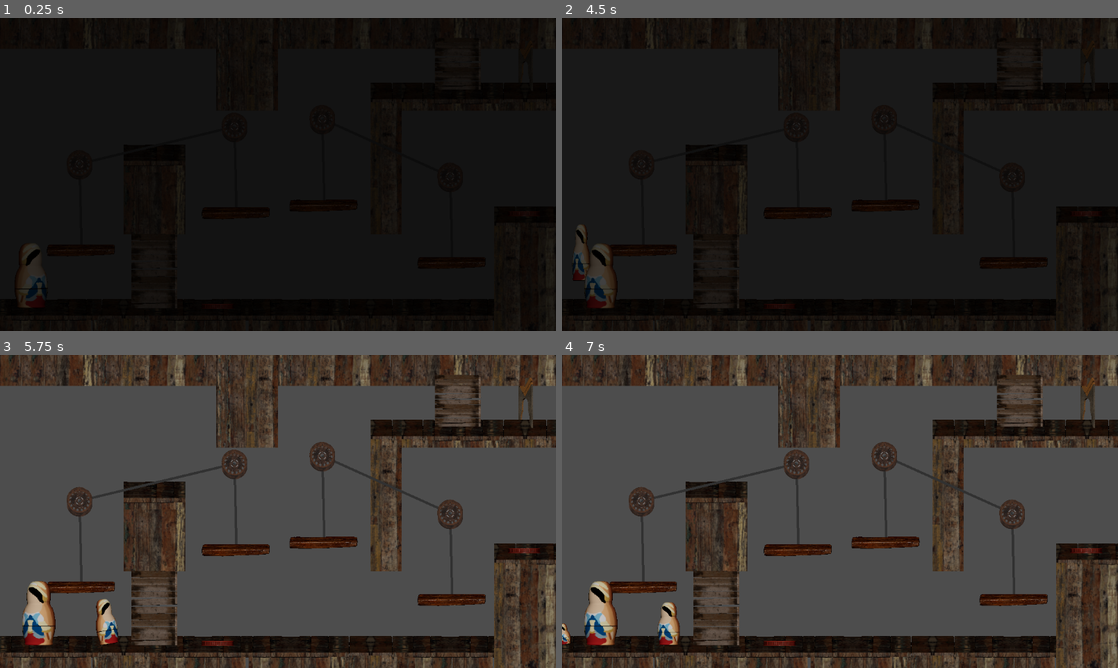
Above: before the commit, frames 1-4 (two rows, left to right).
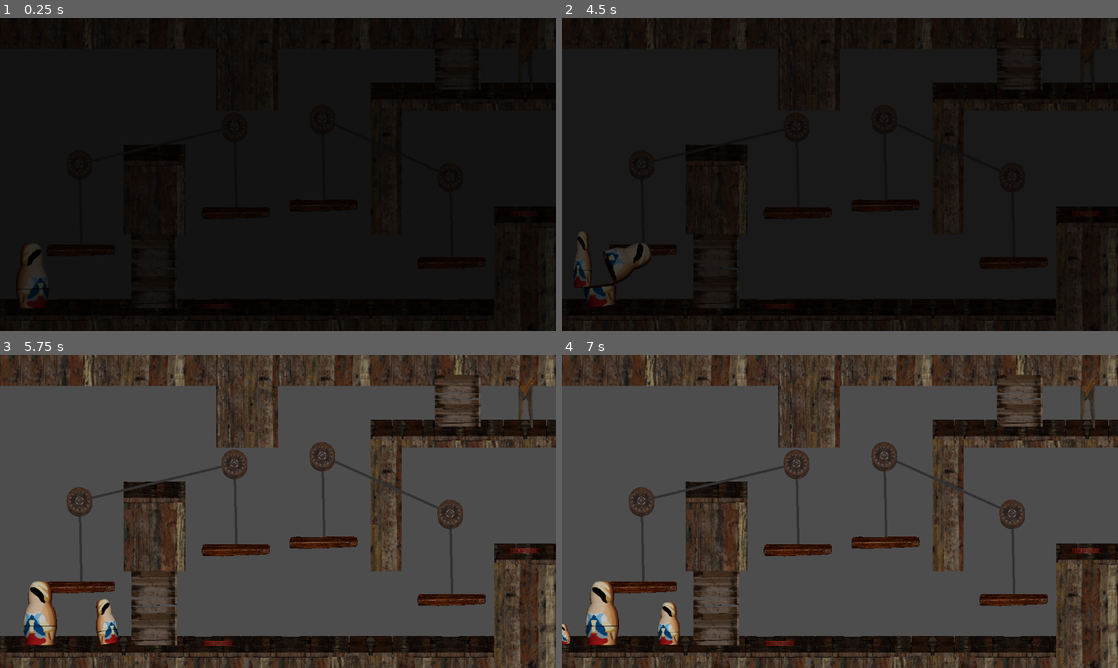
Above: after the commit, the same moments.

Repository: SethHDavis99/GMTK2024
Game: Godot game, scene res://levels/Level4.tscn
Same seed, same stepped clock (60 frames per second), same inputs: the game is played once before the commit and once after it. This scene is started directly instead of the project's main scene.
Inputs (mouse positions are in pixels of both pictures, inside the frame that each line leads up to):
- Up to frame 1 (0.25 s): no input
- Up to frame 2 (4.5 s): move the mouse to (595, 277) at 0.52 s; press the mouse at (595, 277) at 0.53 s; hold D (move_right) 0.53-2.03 s; tap W (jump) at 0.77, 1.52, 3.02, 3.77 s; move the mouse to (728, 190) at 1.27 s; release the mouse at (728, 190) at 1.28 s; tap Space (pop) at 1.35, 2.85, 4.35 s; move the mouse to (678, 224) at 2.02 s; press the mouse at (678, 224) at 2.03 s; hold A (move_left) 2.03-2.78 s; move the mouse to (812, 237) at 2.77 s; release the mouse at (812, 237) at 2.78 s; hold D (move_right) 2.78-4.28 s; move the mouse to (673, 215) at 3.52 s; press the mouse at (673, 215) at 3.53 s; tap R (reset) at 4.15 s; move the mouse to (673, 127) at 4.27 s; release the mouse at (673, 127) at 4.28 s; hold A (move_left) from 4.28 s (still down)
- Up to frame 3 (5.75 s): tap W (jump) at 4.52 s; move the mouse to (5, 596) at 5.02 s; release A (move_left) at 5.03 s; press the mouse at (5, 596) at 5.03 s; hold D (move_right) from 5.03 s (still down)
- Up to frame 4 (7 s): move the mouse to (756, 433) at 5.77 s; release D (move_right) at 5.78 s; release the mouse at (756, 433) at 5.78 s; hold A (move_left) from 5.78 s (still down); tap Space (pop) at 5.85 s; tap W (jump) at 6.02, 6.77 s; move the mouse to (617, 583) at 6.52 s; press the mouse at (617, 583) at 6.53 s

The runs differ from the first frame. In frame 1, less than 0.1% of the frame differs, in the area x 4-9%, y 74-92%; in frame 2, 1.2%, in the area x 2-16%, y 66-93%; in frame 3, 0.5%; in frame 4, 0.5%.

Commit message:
add end screen

Diff:
--- a/levels/Level4.tscn
+++ b/levels/Level4.tscn
@@ -6,13 +6,14 @@
 [ext_resource type="PackedScene" uid="uid://ctqto3r7w4jwo" path="res://objects/button.tscn" id="4_hdpd1"]
 [ext_resource type="PackedScene" uid="uid://dib38fqwttxho" path="res://objects/pully_platform.tscn" id="5_sy4c4"]
 [ext_resource type="PackedScene" uid="uid://bln200fogmp7n" path="res://objects/exit_door.tscn" id="6_b3j0i"]
+[ext_resource type="PackedScene" uid="uid://nl51wfotpw3x" path="res://levels/end_screen.tscn" id="7_dx45l"]
 
 [node name="TileMapLayer" type="TileMapLayer"]
 tile_map_data = PackedByteArray("AAD//wAAAgAIAAQAAAD//wEAAgADAAQAAAD//wIAAgADAAQAAAD//wMAAgADAAQAAAD//wQAAgADAAQAAAD//w …(1616 unchanged characters)…
 tile_set = ExtResource("1_muh7t")
 
 [node name="Player" parent="." instance=ExtResource("2_xpms5")]
-position = Vector2(65, 572)
+position = Vector2(68, 599)
 
 [node name="Door" parent="." instance=ExtResource("3_axgac")]
 position = Vector2(319, 601)
@@ -32,6 +33,7 @@
 
 [node name="ExitDoor" parent="." instance=ExtResource("6_b3j0i")]
 position = Vector2(1088, 143)
+next_level = ExtResource("7_dx45l")
 
 [node name="Button2" parent="." instance=ExtResource("4_hdpd1")]
 position = Vector2(1086, 410)
--- /dev/null
+++ b/levels/end_screen.tscn
@@ -0,0 +1,63 @@
+[gd_scene format=3 uid="uid://nl51wfotpw3x"]
+
+[node name="EndScreen" type="CanvasLayer"]
+
+[node name="VBoxContainer" type="VBoxContainer" parent="."]
+anchors_preset = 8
+anchor_left = 0.5
+anchor_top = 0.5
+anchor_right = 0.5
+anchor_bottom = 0.5
+offset_left = -320.5
+offset_top = -48.0
+offset_right = 320.5
+offset_bottom = 48.0
+grow_horizontal = 2
+grow_vertical = 2
+
+[node name="Label" type="Label" parent="VBoxContainer"]
+layout_mode = 2
+theme_override_colors/font_outline_color = Color(0, 0, 0, 1)
+theme_override_constants/outline_size = 20
+theme_override_font_sizes/font_size = 70
+text = "Thanks for playing!"
+
+[node name="Label2" type="Label" parent="VBoxContainer"]
+layout_mode = 2
+theme_override_colors/font_outline_color = Color(0, 0, 0, 1)
+theme_override_constants/outline_size = 10
+theme_override_font_sizes/font_size = 32
+text = "Seth Davis"
+horizontal_alignment = 1
+
+[node name="Label3" type="Label" parent="VBoxContainer"]
+layout_mode = 2
+theme_override_colors/font_outline_color = Color(0, 0, 0, 1)
+theme_override_constants/outline_size = 10
+theme_override_font_sizes/font_size = 32
+text = "Dmytro Nebesh"
+horizontal_alignment = 1
+
+[node name="Label4" type="Label" parent="VBoxContainer"]
+layout_mode = 2
+theme_override_colors/font_outline_color = Color(0, 0, 0, 1)
+theme_override_constants/outline_size = 10
+theme_override_font_sizes/font_size = 32
+text = "Colton Arnold"
+horizontal_alignment = 1
+
+[node name="Label5" type="Label" parent="VBoxContainer"]
+layout_mode = 2
+theme_override_colors/font_outline_color = Color(0, 0, 0, 1)
+theme_override_constants/outline_size = 10
+theme_override_font_sizes/font_size = 32
+text = "Ely Miller"
+horizontal_alignment = 1
+
+[node name="Label6" type="Label" parent="VBoxContainer"]
+layout_mode = 2
+theme_override_colors/font_outline_color = Color(0, 0, 0, 1)
+theme_override_constants/outline_size = 10
+theme_override_font_sizes/font_size = 32
+text = "Chandrahas Tanguturi"
+horizontal_alignment = 1
Not shown: 1 places in levels/Level4.tscn that only renumber resources
